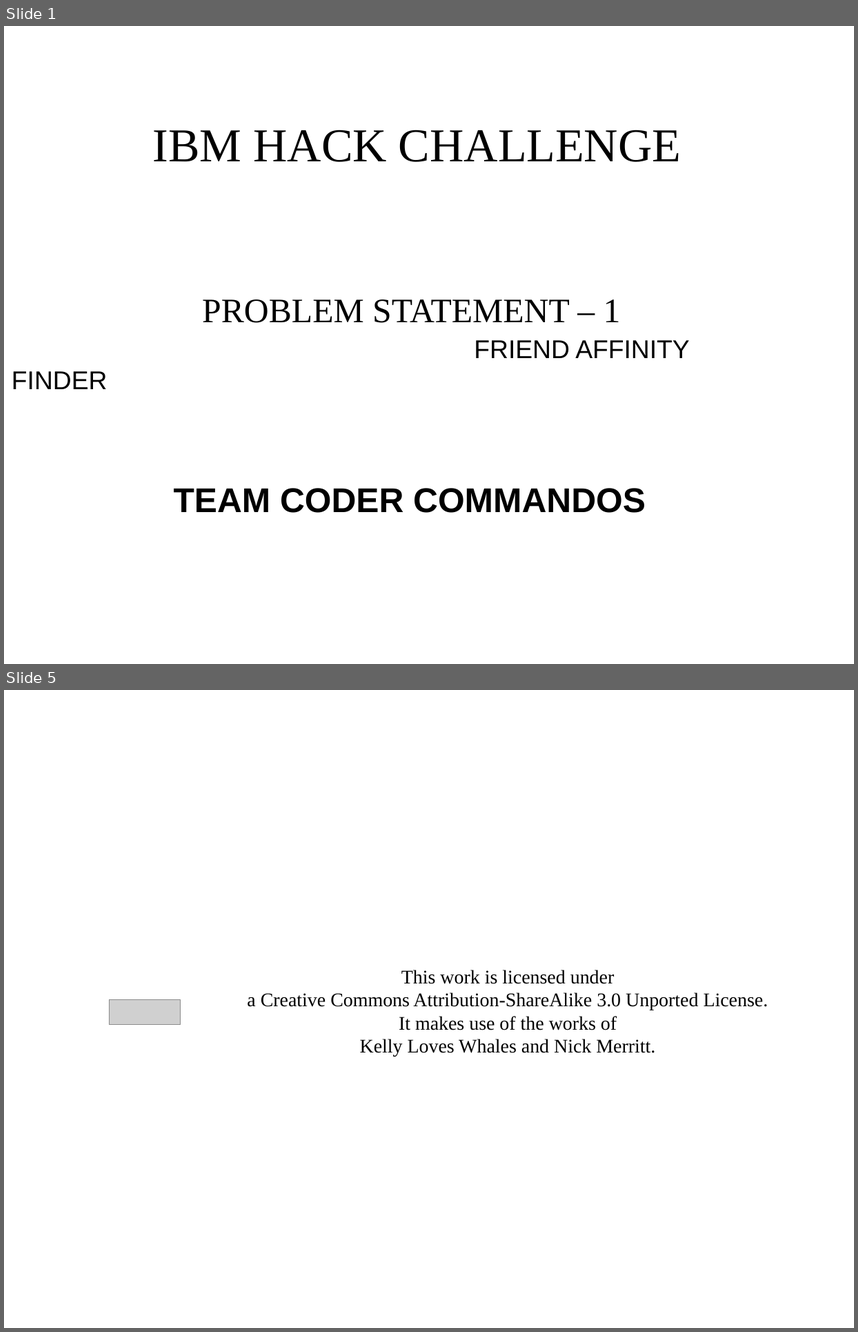
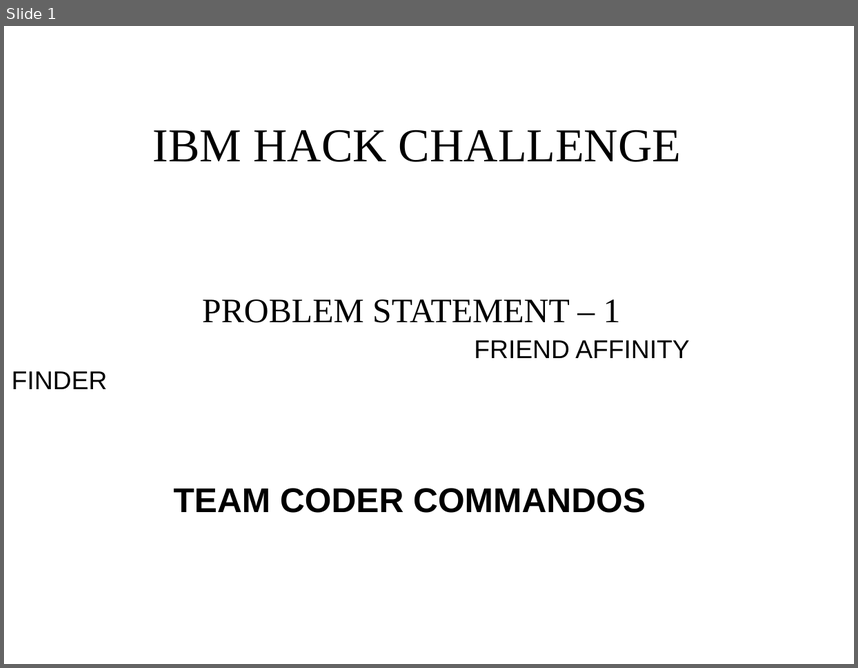
Before and after one commit to ashryaagr/IBM-Hack-Challenge, a slide deck: IBM-PPT.odp. Shown one above the other, each under a label of ours: slides 1 and 5 before the commit, slide 1 after it; the slides between them are not shown. The pictures are 858x1332 and 858x668 pixels, drawn with LibreOffice and Linux fonts; fonts in the diff are those of the drawing; grey boxes stand for pictures; background and template pictures are left out. Boxes give left, top, right and bottom in pixels: in the first picture for what was removed or moved away, otherwise in the second. Text is boxed around its words. In the diff, an @@ line names an element or a change of style, - is before the commit and + after.

```diff
--- a/IBM-PPT.odp
+++ b/IBM-PPT.odp
@@ slide 5 removed at (4,690,854,1328), background picture (left out) @@
@@ title removed at (247,969,769,1056) @@
-This work is licensed under
-a Creative Commons Attribution-ShareAlike 3.0 Unported License.
-It makes use of the works of
-Kelly Loves Whales and Nick Merritt.
@@ picture removed at (110,1000,181,1025) @@
```
Also in this commit, not shown: 1 slide changed, 5 slides added, 2 other slides removed.
